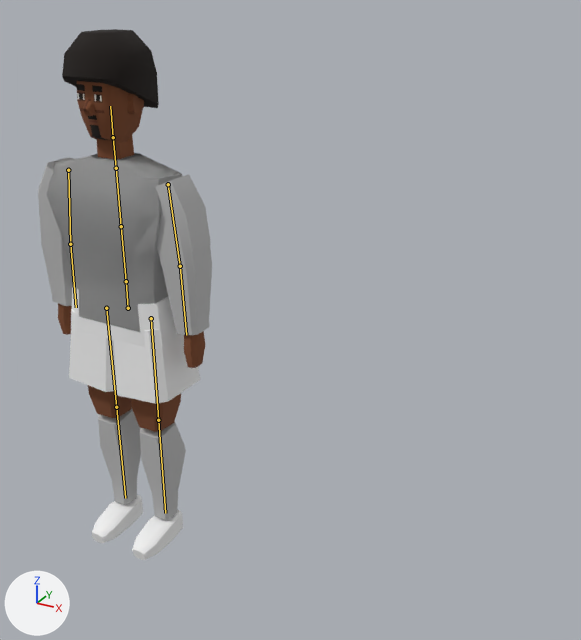
Before and after pictures for a commit that changed the glTF model assets/players/generated/player_002.glb.
One viewpoint serves both versions: a camera (50 mm lens) standing at (1.83, -2.1, 2.13) and looking at (0.63, 0.09, 1.03). The axes (+X, +Y, +Z) are drawn at lower left. The lights are the same throughout. The first picture is the older version. The bones that change, and the others that lie on the model, are drawn over the model as lines.

The first picture shows 'Body', 'Hair', 'Head', 'Shirt_Long', 'Shirt_Short', 'Shorts'.
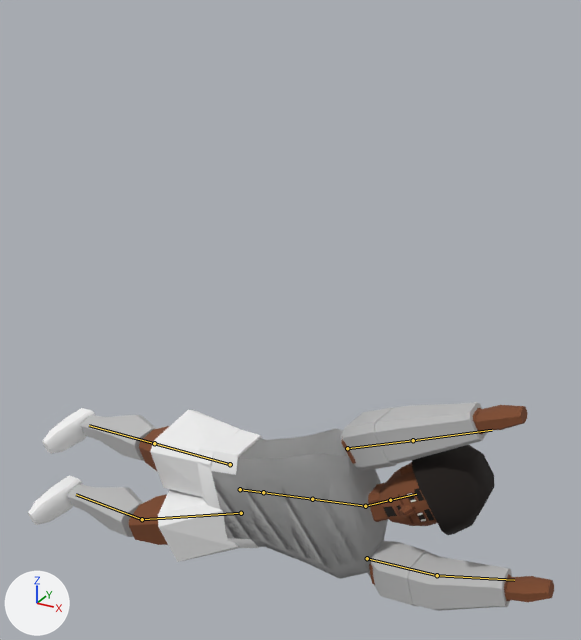
The newer file adds an action. The first version stands in its rest pose; the second is drawn at frame 8 of the action 'DIVE_LEFT'.

What differs and where, as boxes (x1, y1, x2, y2) in the pictures (581 x 640 px):
'Shirt_Long', posed (73% wider, 17% taller): before (38, 157, 212, 335); after (211, 402, 512, 611)
'Shirt_Short', posed: before (38, 153, 211, 332); after (340, 407, 430, 606)
'Body', posed: before (58, 136, 205, 560); after (28, 405, 554, 602)
'Shorts', posed: before (69, 284, 200, 404); after (150, 410, 263, 562)
'Hair', posed (14% narrower, 14% taller): before (62, 29, 159, 108); after (412, 445, 495, 535)
'Head', posed: before (77, 81, 144, 143); after (379, 462, 437, 526)
bone 'Hips', root to tip: before (128, 308) to (126, 281); after (240, 489) to (263, 492)
bone 'Neck', root to tip: before (116, 168) to (113, 137); after (365, 506) to (390, 500)
bone 'UpperArm.L', root to tip: before (168, 184) to (180, 266); after (367, 558) to (437, 575)
bone 'LowerArm.L', root to tip: before (180, 266) to (186, 335); after (437, 575) to (514, 580)
bone 'UpperArm.R', root to tip: before (68, 170) to (70, 244); after (347, 448) to (413, 440)
bone 'LowerArm.R', root to tip: before (70, 244) to (76, 307); after (413, 440) to (492, 430)
bone 'UpperLeg.L', root to tip: before (151, 318) to (158, 420); after (241, 513) to (142, 519)
bone 'LowerLeg.L', root to tip: before (158, 420) to (165, 513); after (142, 519) to (76, 494)
bone 'UpperLeg.R', root to tip: before (106, 308) to (116, 407); after (230, 464) to (154, 443)

Patch to the scene script:
```diff
--- a/assets/players/generated/player_002.glb.py
+++ b/assets/players/generated/player_002.glb.py
@@ bone_hips @@
 bone_hips = bpy.data.objects['Skeleton'].pose.bones['Hips']
-bone_hips.location = (0.0, 0.0, 0.0)
-bone_hips.rotation_quaternion = (1.0, 0.0, 0.0, 0.0)  # degrees (0, 0, 0)
+bone_hips.location = (0.465, -0.641, 0.0)
+bone_hips.rotation_quaternion = (0.777, 0.0, 0.0, -0.629)  # degrees (0, 0, -78)
@@ bone_neck @@
 bone_neck = bpy.data.objects['Skeleton'].pose.bones['Neck']  # child of 'Chest'
-bone_neck.rotation_quaternion = (1.0, 0.0, 0.0, 0.0)  # degrees (0, 0, 0)
+bone_neck.rotation_quaternion = (0.985, 0.0, 0.0, 0.174)  # degrees (0, 0, 20)
@@ bone_upperarm_l @@
 bone_upperarm_l = bpy.data.objects['Skeleton'].pose.bones['UpperArm.L']  # child of 'Chest'
-bone_upperarm_l.rotation_quaternion = (1.0, 0.0, 0.0, 0.0)  # degrees (0, 0, 0)
+bone_upperarm_l.rotation_quaternion = (0.087, -0.989, -0.023, -0.118)  # degrees (-170, -14, 2)
@@ bone_lowerarm_l @@
 bone_lowerarm_l = bpy.data.objects['Skeleton'].pose.bones['LowerArm.L']  # child of 'UpperArm.L'
-bone_lowerarm_l.rotation_quaternion = (1.0, 0.0, 0.0, 0.0)  # degrees (0, 0, 0)
+bone_lowerarm_l.rotation_quaternion = (0.996, -0.087, -0.003, -0.003)  # degrees (-10, 0, 0)
@@ bone_upperarm_r @@
 bone_upperarm_r = bpy.data.objects['Skeleton'].pose.bones['UpperArm.R']  # child of 'Chest'
-bone_upperarm_r.rotation_quaternion = (1.0, 0.0, 0.0, 0.0)  # degrees (0, 0, 0)
+bone_upperarm_r.rotation_quaternion = (-0.087, 0.972, -0.196, -0.1)  # degrees (-172, 13, -22)
@@ bone_lowerarm_r @@
 bone_lowerarm_r = bpy.data.objects['Skeleton'].pose.bones['LowerArm.R']  # child of 'UpperArm.R'
-bone_lowerarm_r.rotation_quaternion = (1.0, 0.0, 0.0, 0.0)  # degrees (0, 0, 0)
+bone_lowerarm_r.rotation_quaternion = (0.996, -0.087, 0.003, 0.003)  # degrees (-10, 0, 0)
@@ bone_upperleg_l @@
 bone_upperleg_l = bpy.data.objects['Skeleton'].pose.bones['UpperLeg.L']  # child of 'Hips'
-bone_upperleg_l.rotation_quaternion = (1.0, 0.0, 0.0, 0.0)  # degrees (0, 0, 0)
+bone_upperleg_l.rotation_quaternion = (0.988, -0.13, -0.086, -0.011)  # degrees (-15, -10, 0)
@@ bone_lowerleg_l @@
 bone_lowerleg_l = bpy.data.objects['Skeleton'].pose.bones['LowerLeg.L']  # child of 'UpperLeg.L'
-bone_lowerleg_l.rotation_quaternion = (1.0, 0.0, 0.0, 0.0)  # degrees (0, 0, 0)
+bone_lowerleg_l.rotation_quaternion = (0.976, 0.216, 0.0, 0.0)  # degrees (25, 0, 0)
@@ bone_upperleg_r @@
 bone_upperleg_r = bpy.data.objects['Skeleton'].pose.bones['UpperLeg.R']  # child of 'Hips'
-bone_upperleg_r.rotation_quaternion = (1.0, 0.0, 0.0, 0.0)  # degrees (0, 0, 0)
+bone_upperleg_r.rotation_quaternion = (0.992, 0.087, -0.087, 0.008)  # degrees (10, -10, 0)
```
